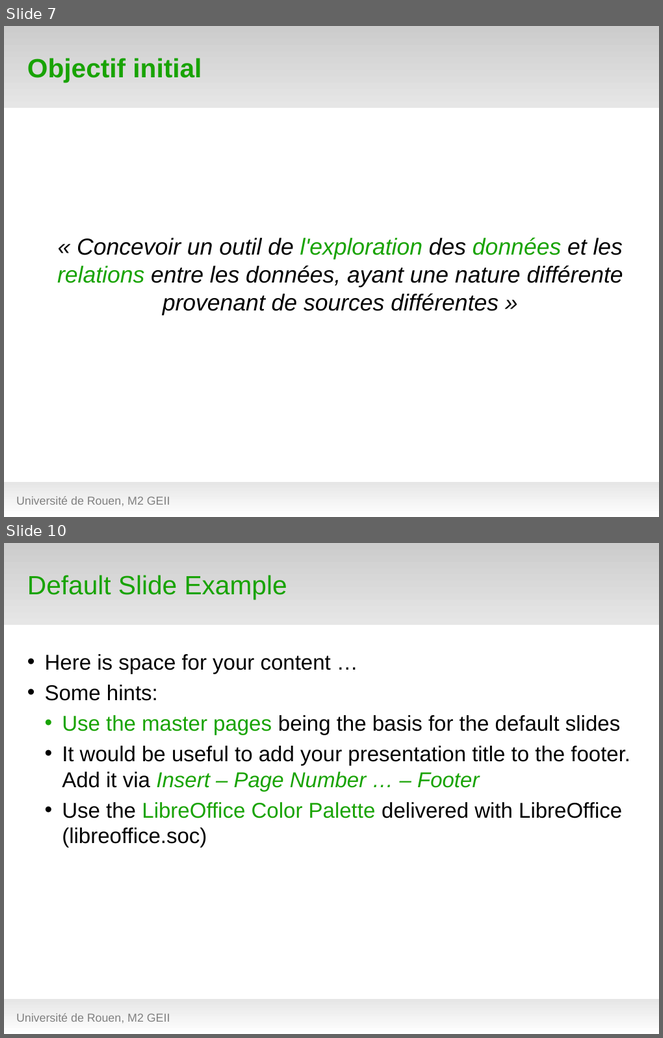
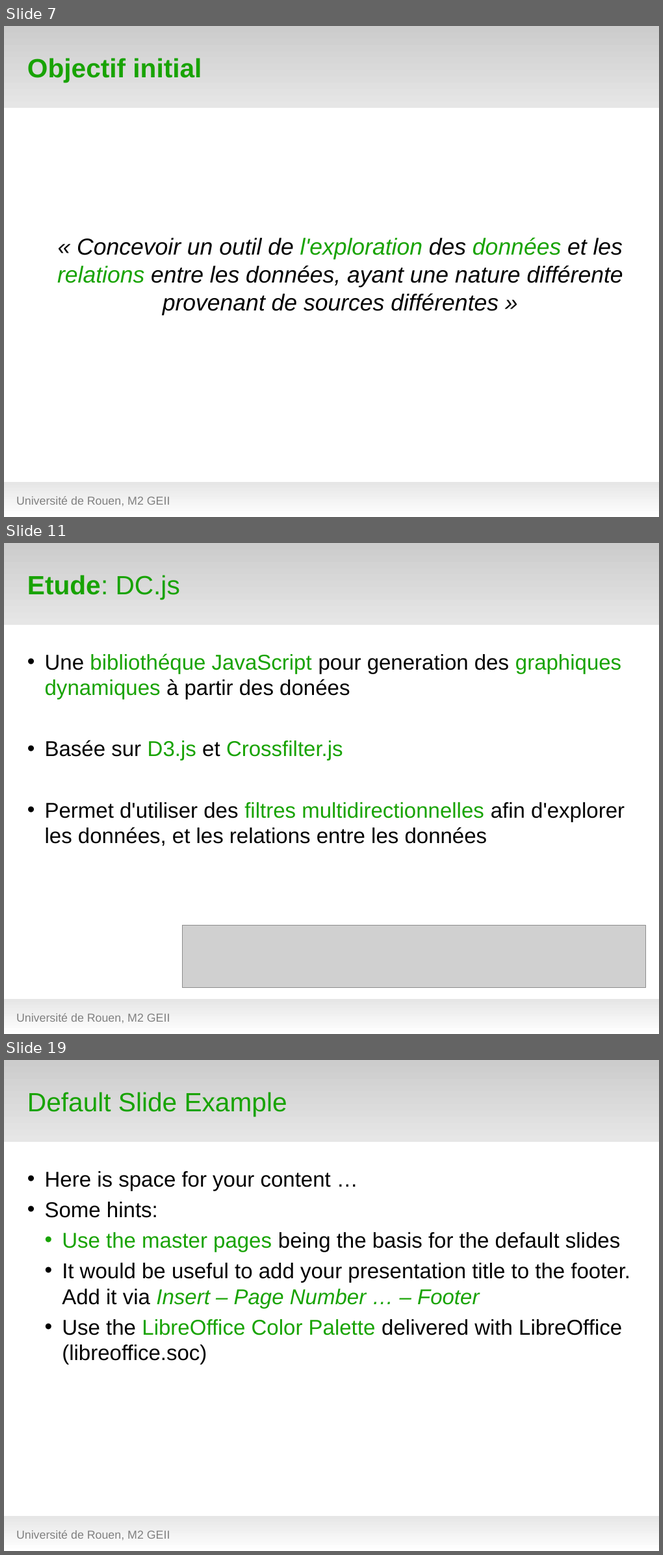
Before and after one commit to hanzenok/dataexp, a slide deck: presentation/test_green5.odp. Shown one above the other, each under a label of ours: slides 7 and 10 before the commit, slides 7, 11 and 19 after it; the slides between them are not shown. The pictures are 663x1038 and 663x1555 pixels, drawn with LibreOffice and Linux fonts; fonts in the diff are those of the drawing; grey boxes stand for pictures; background and template pictures are left out. Boxes give left, top, right and bottom in pixels: in the first picture for what was removed or moved away, otherwise in the second. Text is boxed around its words. In the diff, an @@ line names an element or a change of style, - is before the commit and + after.

```diff
--- a/presentation/test_green5.odp
+++ b/presentation/test_green5.odp
@@ slide 11 added at (x1=4, y1=543, x2=659, y2=1034), background #FFFFFF; not listed: 2 template elements that a slide beside it also shows @@
@@ title added at (x1=27, y1=575, x2=180, y2=599), 32 pt, text #18A303 @@
+Etude: DC.js
@@ text added at (x1=45, y1=653, x2=625, y2=847), 26 pt, text #000000 @@
+• Une bibliothéque JavaScript pour generation des graphiques dynamiques à partir des donées
+• Basée sur D3.js et Crossfilter.js
+• Permet d'utiliser des filtres multidirectionnelles afin d'explorer les données, et les relations entre les données
@@ picture added at (x1=182, y1=926, x2=646, y2=988) @@
@@ text added at (x1=16, y1=1014, x2=170, y2=1023), 14 pt, text #808080 @@
+Université de Rouen, M2 GEII
@@ what was slide 10 is now slide 19 @@
```
Also in this commit, not shown: 2 slides changed, 9 other slides added, 1 slide removed, 13 other files.
